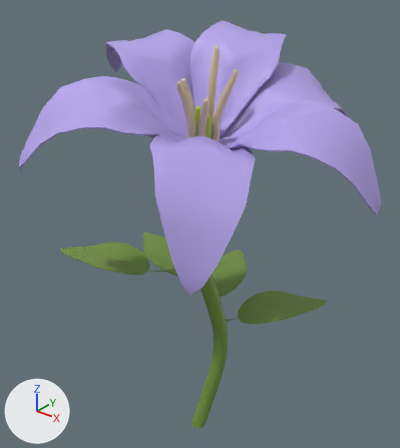
A saved change to the FBX model Origami/Assets/Models/Flower_2.fbx.
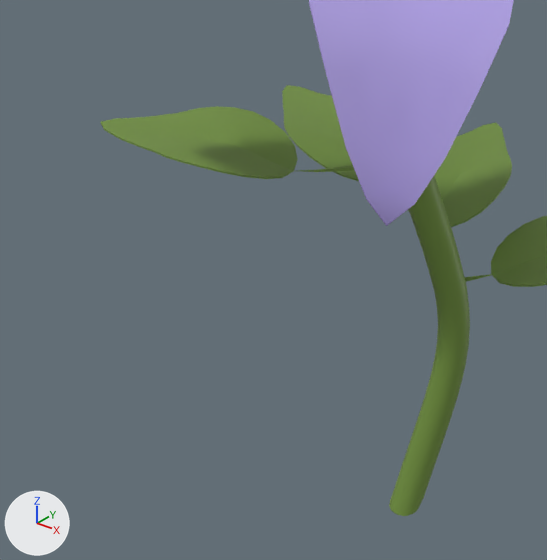
There are two pictures of each version: one whole from a 50 mm camera at (0.285, -0.36, 0.418) aimed at (-0.016, 0.016, 0.185), one close up on the part from 4% to 66% of the width and 43% to 100% of the height. Lighting does not change. The marker at lower left points along +X, +Y and +Z. Where no turn or scale is listed for an object, it has been applied to the vertices. Vertices at the same position are counted once.

Names of what the first close-up shows: 'stem1'.
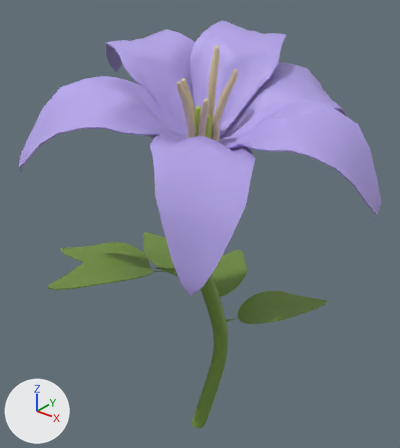
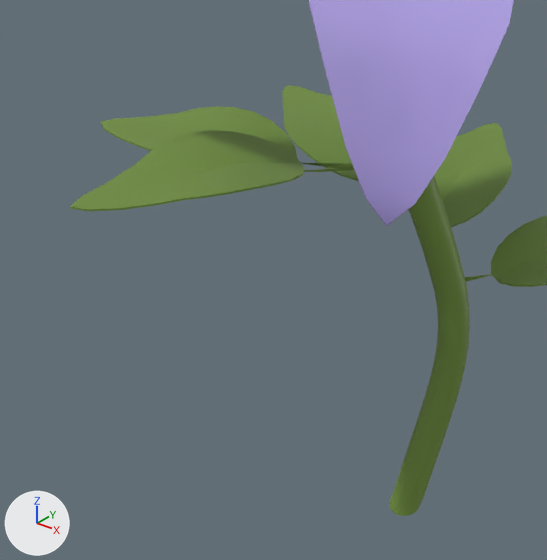
Where the newer file only moved an object's origin or applied its transform, the numbers keep the older frame.

Where the change shows, as pixel boxes [x1, y1, x2, y2] in the close-ups (547 x 560 px):
```json
{"object": "stem1", "change": "reshaped", "before": [101, 0, 547, 516], "after": [70, 0, 547, 516]}
{"part": 1, "of": "me_mesh", "change": "built on", "after": [70, 130, 354, 212], "on screen": "green"}
```

The change, as JSON lines over the scene's bpy script:
```json
{"block": "me_mesh", "where": "# used by ob_stem1; location = (0.0003, 0.0068, 0.171)"}
{"op": "remove", "block": "me_mesh", "code": "me_mesh.from_pydata(...)  # 3039 vertices, 3178 faces; spans x -0.154..0.145, y -0.126..0.144, z -0.217..0.192"}
{"op": "add", "block": "me_mesh", "code": "me_mesh.from_pydata(...)  # 3167 vertices, 3306 faces; spans x -0.154..0.145, y -0.138..0.144, z -0.217..0.192"}
{"block": "me_mesh", "change": "me_mesh part 1"}
{"block": "me_mesh", "change": "1 face is deleted"}
{"block": "me_mesh", "change": "122 vertices are added at x -0.068..-0.013, y -0.138..-0.048, z -0.012..0.0"}
{"block": "me_mesh", "change": "6 new vertices lie (0.004, 0.01, 0.0) away from vertices in x -0.057..-0.039, y -0.094..-0.089, z -0.003..-0.001"}
{"block": "me_mesh", "change": "129 new faces join them, mat_stem_texture (green #73933f)"}
```
